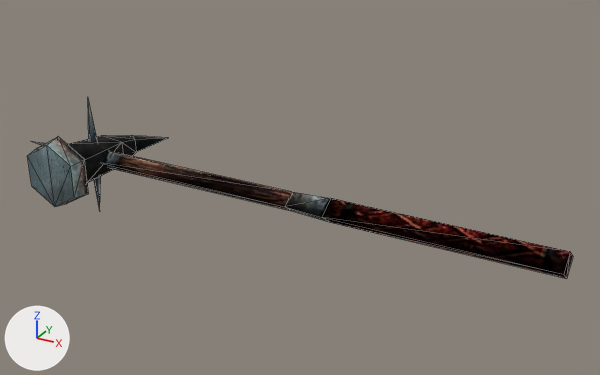
An edit to the glTF model assets/models/ITMW_058_1H_WARHAMMER_02.glb, drawn before and after from the same camera.
The view is the same before and after, from a 50 mm lens placed at (0.331, -0.861, 0.453), pointed at (-0.165, 0.039, 0.003). Arrows for +X, +Y and +Z are at lower left; the lights stay in place. Mesh edges are drawn as thin lines. Vertices at the same position are counted once.
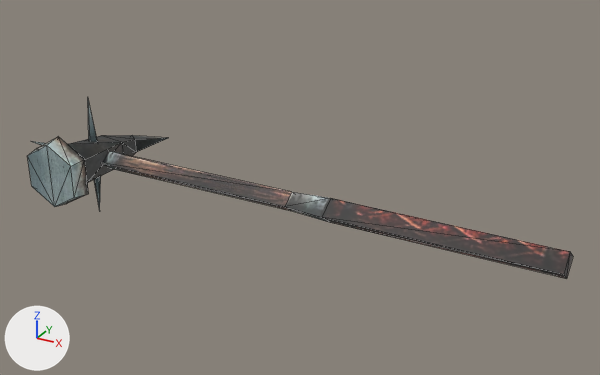
Pixel boxes (x1, y1, x2, y2) of what changed, in the pictures (600 x 375 px):
'Mesh', surface changed: (27, 113, 573, 279) in both

What changed in the scene script:
```text
Add img_itmeleerest_1:
    img_itmeleerest_1 = load_image('ItMeleeRest', '_unpacked/ItMeleeRest', 512, 512, 'sRGB')
Add img_itmeleeblades_1:
    img_itmeleeblades_1 = load_image('ItMeleeBlades', '_unpacked/ItMeleeBlades', 512, 512, 'sRGB')
Change mat_itmeleerest:
    mat_itmeleerest.metallic: 1.0 -> 0.0
    mat_itmeleerest.roughness: 1.0 -> 0.5
    mat_itmeleerest.texture: img_itmeleerest -> img_itmeleerest_1
Change mat_itmeleeblades:
    mat_itmeleeblades.metallic: 1.0 -> 0.0
    mat_itmeleeblades.roughness: 1.0 -> 0.5
    mat_itmeleeblades.texture: img_itmeleeblades -> img_itmeleeblades_1
Change me_mesh:
    where me_mesh.from_pydata(...)  # 58 vertices, 88 faces; spans x -0.62..0.199, y -0.09..0.115, z -0.092..0.092
    used by ob_mesh; location = (0.0, 0.0, 0.0)
    me_mesh part 1: the surface is now shaded flat
```
